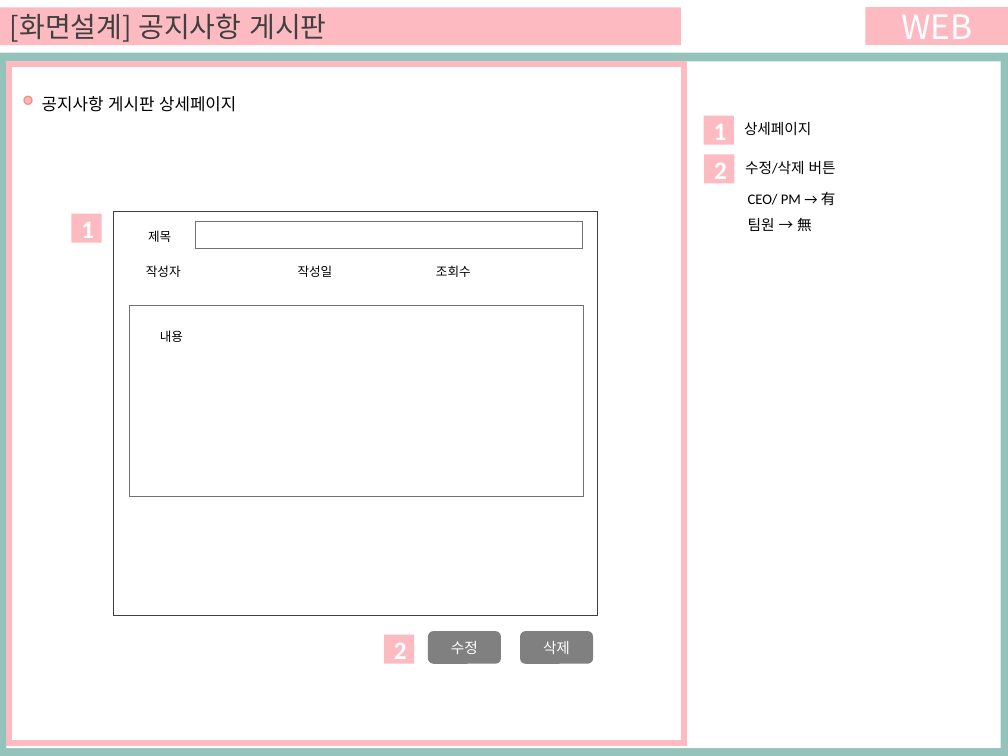
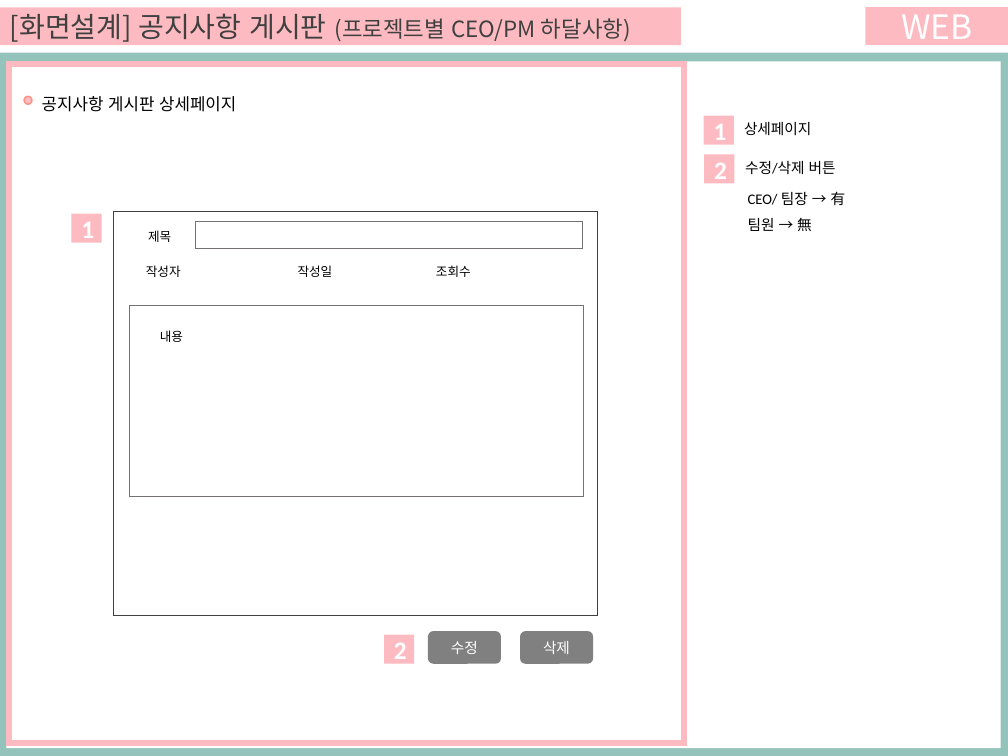
Before and after one commit to ezenteam03/project06, a slide deck: slide 71 of WebContent/HANA/PPT/0508 합본.pptx (slide 13 before the commit). Drawn at 1008x756 pixels with LibreOffice and Linux fonts; fonts in the diff are those of the drawing. Boxes give left, top, right and bottom in pixels: in the first picture for what was removed or moved away, otherwise in the second. Text is boxed around its words. In the diff, an @@ line names an element or a change of style, - is before the commit and + after.

```diff
--- a/WebContent/HANA/PPT/0508 합본.pptx
+++ b/WebContent/HANA/PPT/0508 합본.pptx
@@ text in rectangle at [10, 13, 631, 42]: text changed; size 20 to 16 pt @@
-[화면설계] 공지사항 게시판
+[화면설계] 공지사항 게시판 (프로젝트별 CEO/PM 하달사항)
@@ text at [748, 191, 846, 205]: text changed @@
-CEO/ PM → 有
+CEO/ 팀장 → 有
```
Also in this commit, not shown: 18 other slides changed, 64 slides added.
